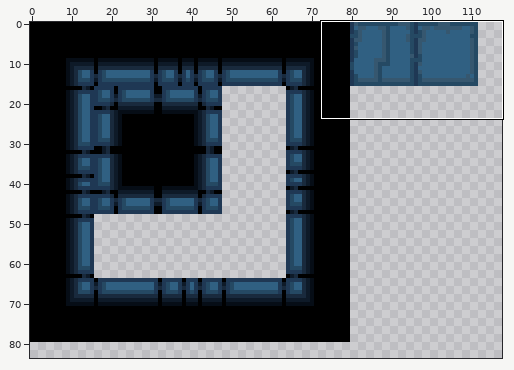
File history of a pixel-art file, examples/vacuum-outlaw/src/main/resources/tilesets/maps/StationOne_walls.aseprite. The picture above shows the old version from afar; the outline marks the close-up.
Close-up. Before:
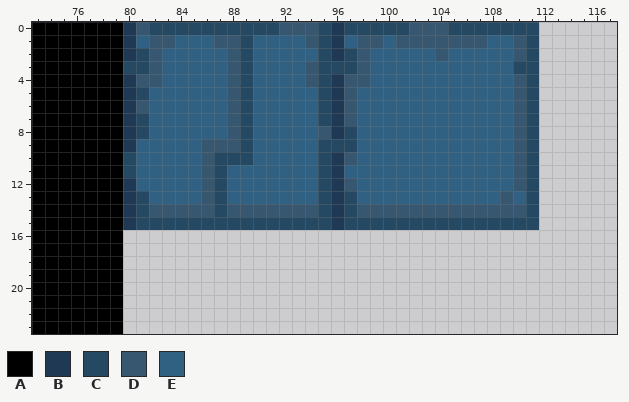
256x256 pixels, 1 frame. Shown: x 73..117, y 0..23. The wide view leaves out empty margins.
Palette (. is transparent): A #000000  B #1f3854  C #254963  D #36576f  E #306082
After:
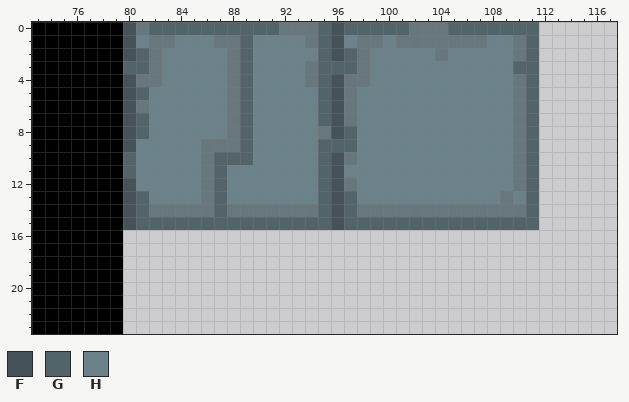
Colours new in this view: F #45525a  G #52636a  H #6b828b
From the commit log: orthographic adjustments on vacumm outlaw level
Difference:
colour D: #36576f -> #67777d
y 0: x 80 B -> F; x 82..91 CCCCCCCCCC -> GGGGGGGGGG; x 95..101 CBCCCCC -> GFGGGGG; x 105..111 CCCCCCC -> GGGGGGG
y 1: x 80..81 BE -> FH; x 84..86 EEE -> HHH; x 89..93 CEEEE -> GHHHH; x 95..97 CBE -> GFH; x 100 E -> H; x 108..109 EE -> HH; x 111 C -> G
y 2: x 80..81 BC -> FG; x 83..87 EEEEE -> HHHHH; x 89..97 CEEEEECBC -> GHHHHHGFG; x 99..103 EEEEE -> HHHHH; x 105..109 EEEEE -> HHHHH; x 111 C -> G
y 3: x 80..81 CC -> GG; x 83..87 EEEEE -> HHHHH; x 89..93 CEEEE -> GHHHH; x 95..97 CCC -> GGG; x 99..111 EEEEEEEEEEECC -> HHHHHHHHHHHGG
y 4: x 80 B -> F; x 83..87 EEEEE -> HHHHH; x 89..93 CEEEE -> GHHHH; x 95..96 CB -> GF; x 99..109 EEEEEEEEEEE -> HHHHHHHHHHH; x 111 C -> G
y 5: x 80..87 BCEEEEEE -> FGHHHHHH; x 89..96 CEEEEECB -> GHHHHHGF; x 98..109 EEEEEEEEEEEE -> HHHHHHHHHHHH; x 111 C -> G
y 6: x 80 B -> F; x 82..87 EEEEEE -> HHHHHH; x 89..96 CEEEEECB -> GHHHHHGF; x 98..109 EEEEEEEEEEEE -> HHHHHHHHHHHH; x 111 C -> G
y 7: x 80..87 BCEEEEEE -> FGHHHHHH; x 89..96 CEEEEECB -> GHHHHHGF; x 98..109 EEEEEEEEEEEE -> HHHHHHHHHHHH; x 111 C -> G
y 8: x 80..87 BCEEEEEE -> FGHHHHHH; x 89..94 CEEEEE -> GHHHHH; x 96..109 BCEEEEEEEEEEEE -> FGHHHHHHHHHHHH; x 111 C -> G
y 9: x 80..85 BEEEEE -> FHHHHH; x 89..109 CEEEEECCCEEEEEEEEEEEE -> GHHHHHGGGHHHHHHHHHHHH; x 111 C -> G
y 10: x 80..85 CEEEEE -> GHHHHH; x 87..96 CCCEEEEECB -> GGGHHHHHGF; x 98..109 EEEEEEEEEEEE -> HHHHHHHHHHHH; x 111 C -> G
y 11: x 80..85 CEEEEE -> GHHHHH; x 87..109 CEEEEEEECBEEEEEEEEEEEEE -> GHHHHHHHGFHHHHHHHHHHHHH; x 111 C -> G
y 12: x 80..85 BEEEEE -> FHHHHH; x 87..96 CEEEEEEECB -> GHHHHHHHGF; x 98..109 EEEEEEEEEEEE -> HHHHHHHHHHHH; x 111 C -> G
y 13: x 80..85 BCEEEE -> FGHHHH; x 87..108 CEEEEEEECBCEEEEEEEEEEE -> GHHHHHHHGFGHHHHHHHHHHH; x 110..111 EC -> HG
y 14: x 80..81 BC -> FG; x 87 C -> G; x 95..97 CBC -> GFG; x 111 C -> G
y 15: x 80..111 BCCCCCCCCCCCCCCCBCCCCCCCCCCCCCCC -> FGGGGGGGGGGGGGGGFGGGGGGGGGGGGGGG
